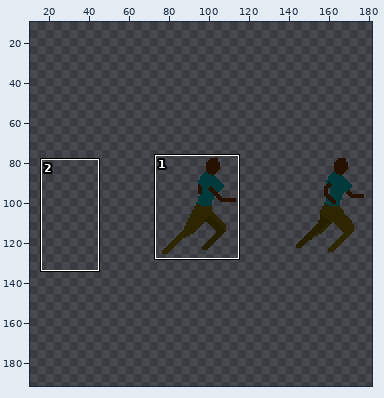
Two states of a sprite sheet, gdx-game-android/assets/hero-running-spritesheet.png. The picture above shows the old version from afar; the outline marks the close-up.
Close-up. Earlier state:
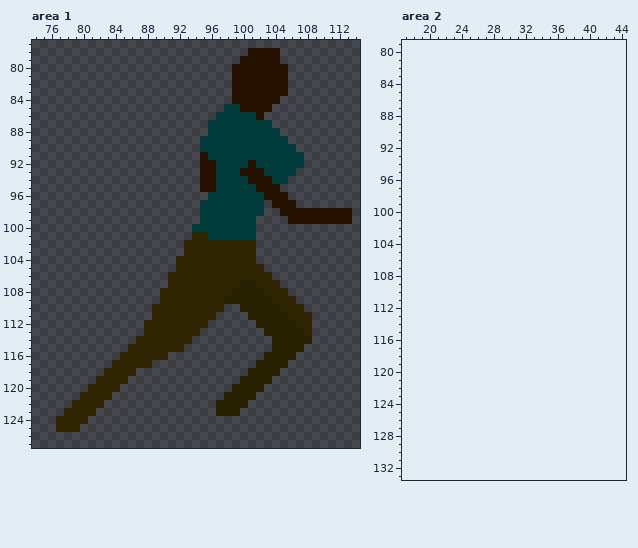
The file is 128x64 pixels. Shown: area 1: x 74..114, y 77..127; area 2: x 17..44, y 79..133. The old version is drawn lined up with the new one, on the new canvas. The wide view leaves out empty margins. The commit also changed other parts of the picture, which this record leaves out.
The result:
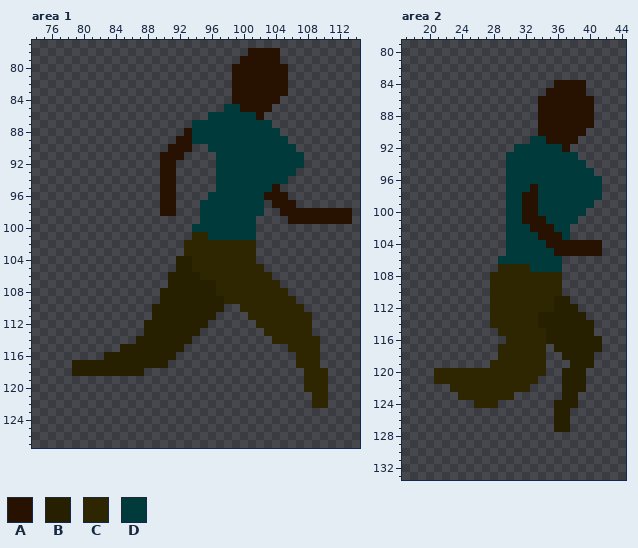
Palette (. is transparent): A #271100  B #262000  C #2d2600  D #003a3a
The exact change:
canvas 128x64 -> 192x192, the old top-left corner now at 64,64
Changed rows in their new state; - is an unchanged pixel.
Area 1:
first column x 90:
 86 ------D-------
 87 ----DD--------
 88 ---ADD--------
 89 --AAD---------
 90 -AAA-.--------
 91 AAA--..-------
 92 AA---..----D--
 93 AA---..---DDD-
 94 AA---..----DDD
 95 AA---..-----DD
 96 AA------------
 97 AA------------
 98 AA------------
first column x 77:
104 ---------------BB-----------------
105 ---------------BB-----------------
106 --------------BBBB----------------
107 --------------BBBBBB---CC---------
108 -------------BBBBBBB--CCCC--------
109 -------------BBBBBBBBCCCCCC-------
110 ------------BBBBBBBBB--CCCCC------
111 ------------BBBBBBBB----CCCCC-----
112 -----------BBBBBBBB------CCCCC----
113 -----------BBBBBBB--------CCCCC---
114 ----------BBBBBBB----------CCCCCC-
115 --------BBBBBBBB-----------..CCCC-
116 ------BBBBBBBBB-----------....CCC-
117 --BBBBBBBBBBBB-----------....-CCC-
118 --BBBBBBBBB-------------....---CCC
119 -----....--------------....----CCC
120 ----....--------------....-----CCC
121 ---....--------------....-------CC
122 --....--------------....--------CC
123 -....---------------...-----------
124 ....------------------------------
125 ...-------------------------------
Area 2:
first column x 21:
 84 ---------------AAAA--
 85 --------------AAAAA--
 86 -------------AAAAAAA-
 87 -------------AAAAAAA-
 88 -------------AAAAAAA-
 89 -------------AAAAAAA-
 90 -------------AAAAAA--
 91 ------------DDAAAA---
 92 ----------DDDDDDA----
 93 ---------DDDDDDDDD---
 94 ---------DDDDDDDDDD--
 95 ---------DDDDDDDDDDD-
 96 ---------DDDDDDDDDDDD
 97 ---------DDDADDDDDDDD
 98 ---------DDAADDDDDDDD
 99 ---------DDAADDDDDDD-
100 ---------DDAADDDDDD--
101 ---------DDAAADDDD---
102 ---------DDDAAADD----
103 ---------DDDDAAAD----
104 ---------DDDDDAAAAAAA
105 ---------DDDDDDAAAAAA
106 --------DDDDDDDD-----
107 --------CCCCDDDD-----
108 -------CCCCCCCCC-----
109 -------CCCCCCCCC-----
110 -------CCCCCCCCC-----
111 -------CCCCCCCCBB----
112 -------CCCCCCCCBBB---
113 -------CCCCCCBBBBBB--
114 -------CCCCCCBBBBBBB-
115 --------CCCCCCBBBBBB-
116 ---------CCCCCBBBBBBB
117 --------CCCCCC-BBBBBB
118 --------CCCCCC--BBBB-
119 -------CCCCCCC---BBB-
120 CCCCCCCCCCCCCC--BBB--
121 CCCCCCCCCCCCC---BBB--
122 --CCCCCCCCCC----BBB--
123 ---CCCCCCC------BB---
124 -----CCC-------BBB---
125 ---------------BB----
126 ---------------BB----
127 ---------------BB----
